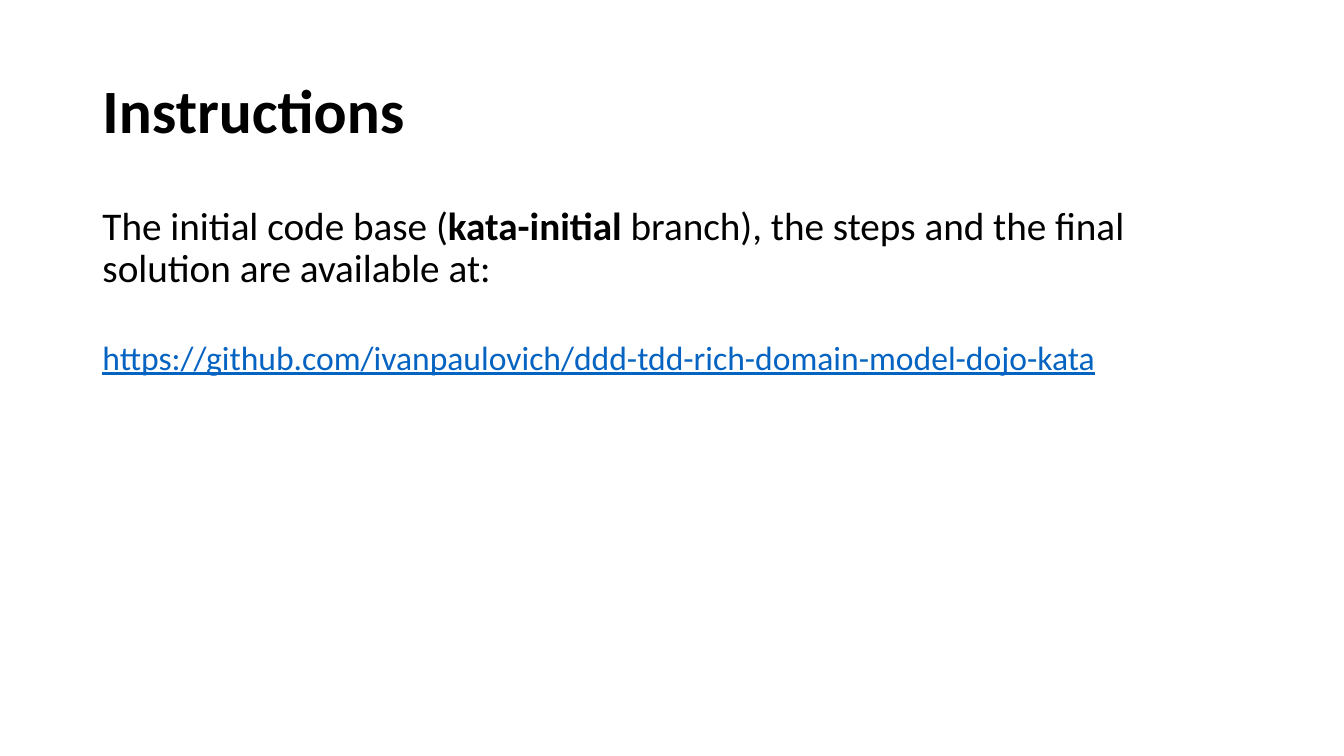
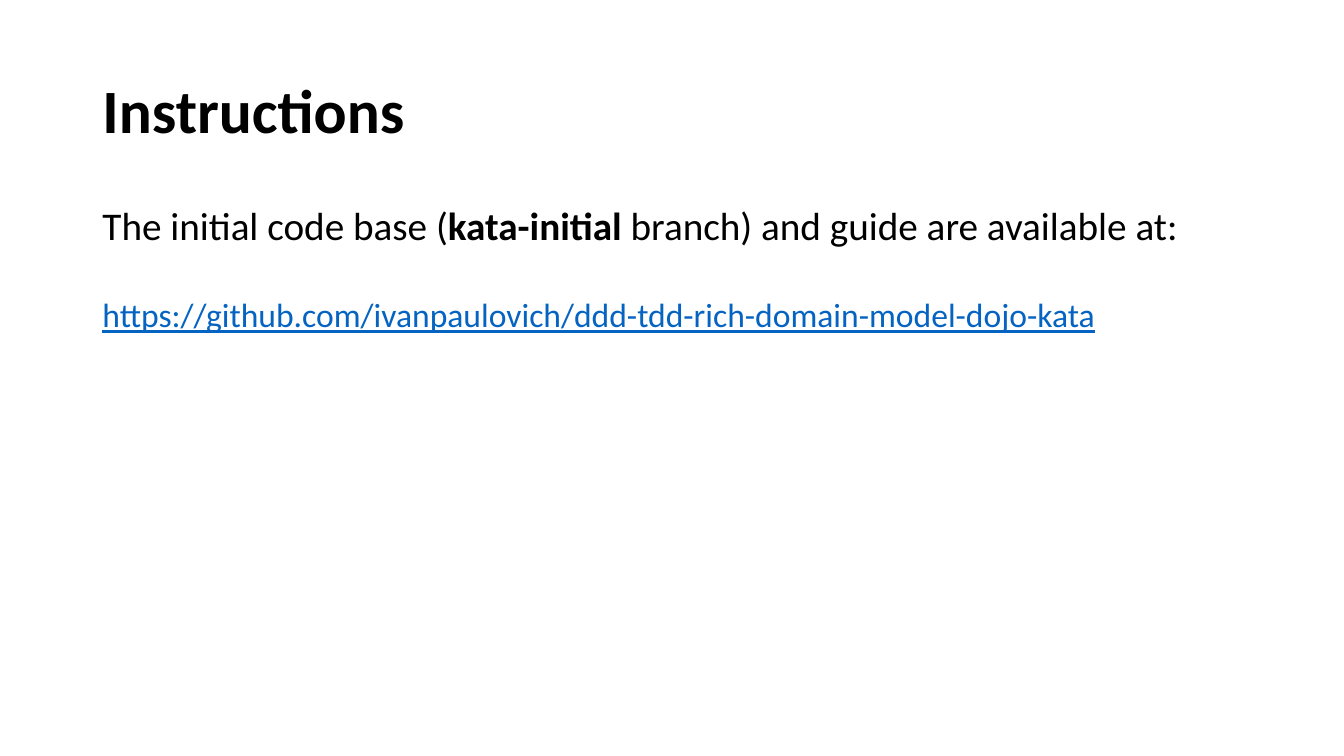
Before and after one commit to ivanpaulovich/ddd-tdd-rich-domain-model-dojo-kata, a slide deck: slide 7 of docs/Coding-Dojo-DDD-TDD.pptx. Drawn at 1344x756 pixels with LibreOffice and Linux fonts; fonts in the diff are those of the drawing; background and template pictures are left out. Boxes give left, top, right and bottom in pixels: in the first picture for what was removed or moved away, otherwise in the second. Text is boxed around its words. In the diff, an @@ line names an element or a change of style, - is before the commit and + after.

Commit message:
Initial solution

```diff
--- a/docs/Coding-Dojo-DDD-TDD.pptx
+++ b/docs/Coding-Dojo-DDD-TDD.pptx
@@ text at (102, 211, 1178, 247): text changed @@
-The initial code base (kata-initial branch), the steps and the final solution are available at:
+The initial code base (kata-initial branch) and guide are available at:
```
